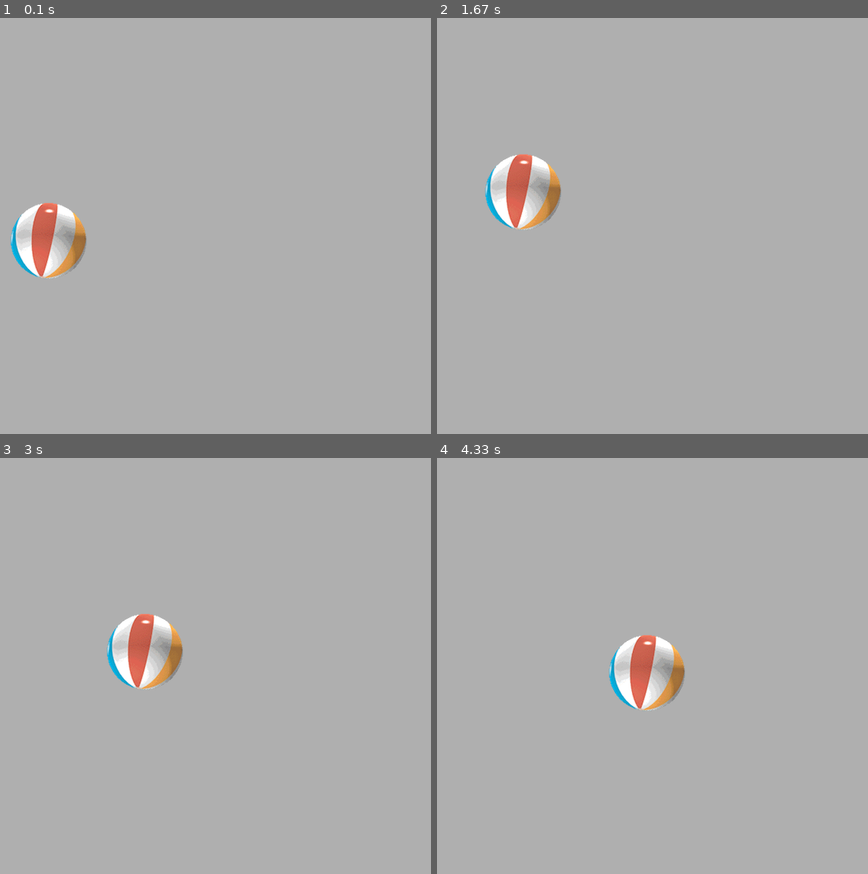
Above: before the commit, frames 1-4 (two rows, left to right).
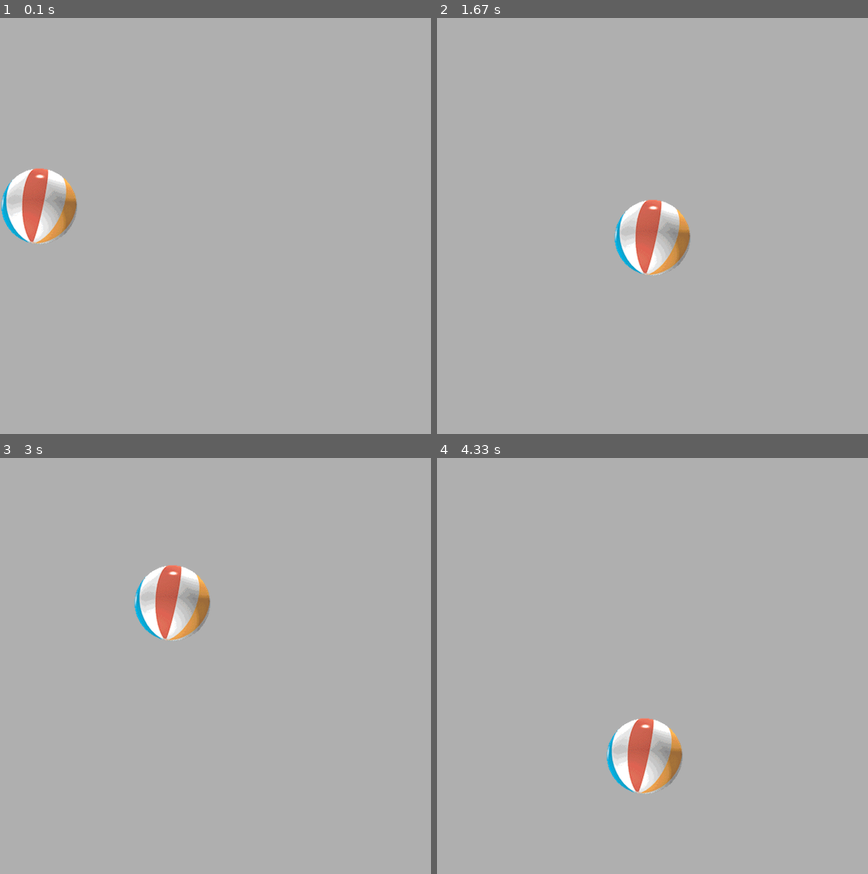
Above: after the commit, the same moments.

Repository: SeanP94/pyUi
Game: pygame game, started from pyUi.py
Same seed, same stepped clock (60 frames per second), same inputs: the game is played once before the commit and once after it.
Inputs (mouse positions are in pixels of both pictures, inside the frame that each line leads up to):
- Up to frame 1 (0.1 s): no input
- Up to frame 2 (1.67 s): tap Space at 0.33 s; press the mouse at (475, 59) at 0.7 s; move the mouse to (510, 105) at 0.8 s; release the mouse at (540, 151) at 0.93 s; press the mouse at (536, 122) at 1.03 s; move the mouse to (630, 155) at 1.13 s; release the mouse at (730, 192) at 1.27 s; press the mouse at (592, 180) at 1.37 s; move the mouse to (648, 321) at 1.47 s; release the mouse at (outside the picture) at 1.6 s
- Up to frame 3 (3 s): press the mouse at (215, 678) at 1.7 s; move the mouse to (245, 724) at 1.8 s; release the mouse at (275, 770) at 1.93 s; press the mouse at (275, 736) at 2.03 s; move the mouse to (176, 728) at 2.13 s; release the mouse at (81, 720) at 2.27 s; press the mouse at (172, 720) at 2.37 s; move the mouse to (224, 661) at 2.47 s; release the mouse at (275, 599) at 2.6 s; press the mouse at (232, 661) at 2.7 s; move the mouse to (163, 616) at 2.8 s; release the mouse at (94, 570) at 2.93 s
- Up to frame 4 (4.33 s): press the mouse at (609, 603) at 3.03 s; move the mouse to (704, 641) at 3.13 s; release the mouse at (799, 674) at 3.27 s; press the mouse at (669, 661) at 3.37 s; move the mouse to (764, 616) at 3.47 s; release the mouse at (859, 574) at 3.6 s; press the mouse at (725, 603) at 3.7 s; move the mouse to (674, 720) at 3.8 s; release the mouse at (626, 836) at 3.93 s; press the mouse at (669, 661) at 4.03 s; move the mouse to (656, 799) at 4.13 s; release the mouse at (outside the picture) at 4.27 s

The runs differ from the first frame. In frame 1, 3.5% of the frame differs, in the area x 0-20%, y 36-63%; in frame 2, 4.3%, in the area x 11-59%, y 32-62%; in frame 3, 4.0%; in frame 4, 4.3%.

Commit message:
Added boundaries, and fixed the goofy normalizing

Diff:
--- a/src/ballGame.py
+++ b/src/ballGame.py
@@ -33,7 +33,7 @@
         surface.blit(self.ballImage, self.ballRect)
 
 class BallDrag():
-    def __init__(self, cpath, ballSpeed=2):
+    def __init__(self, cpath, ballSpeed=10):
         self.BALLH = 100
         self.speed = ballSpeed
         self.MAX_X = g.SCREEN_HEIGHT - self.BALLH
@@ -70,24 +70,33 @@
             else:
                 i = 1 if (ball - pos) < 0 else -1
             moveList.append(i)
-        print(moveList)
-
 
         # Normalize logic : Move this out later
+
+        print(moveList)
         def normalize(moveList):
             if 0 not in moveList:
-                mag = abs(math.sqrt(moveList[0] ** 2 + moveList[1] ** 2))
-                moveList[0] = (moveList[0] * (1 / mag))
-                moveList[1] = (moveList[1] * (1 / mag))#/= mag
+                #mag = abs(math.sqrt(moveList[0] ** 2 + moveList[1] ** 2))
+                moveList[0] *= .5
+                moveList[1] *= .5
         normalize(moveList)
 
         moveList[0] *= self.speed
         moveList[1] *= self.speed
         print(moveList)
+        self.ballRect.left += math.floor(moveList[0])# * self.speed
+        self.ballRect.top += math.floor(moveList[1])# * self.speed
 
-        print(moveList)
-        self.ballRect.left += moveList[0]# * self.speed
-        self.ballRect.top += moveList[1]# * self.speed
+        # Set boundaries
+        if self.ballRect.right > g.SCREEN_WIDTH:
+            self.ballRect.right = g.SCREEN_WIDTH
+        elif self.ballRect.left < 0:
+            self.ballRect.left = 0
+        if self.ballRect.top < 0:
+            self.ballRect.top = 0
+        elif self.ballRect.bottom > g.SCREEN_HEIGHT:
+            self.ballRect.bottom = g.SCREEN_HEIGHT
+
 
     def updateBall(self, event : pg.event.Event):
         """
